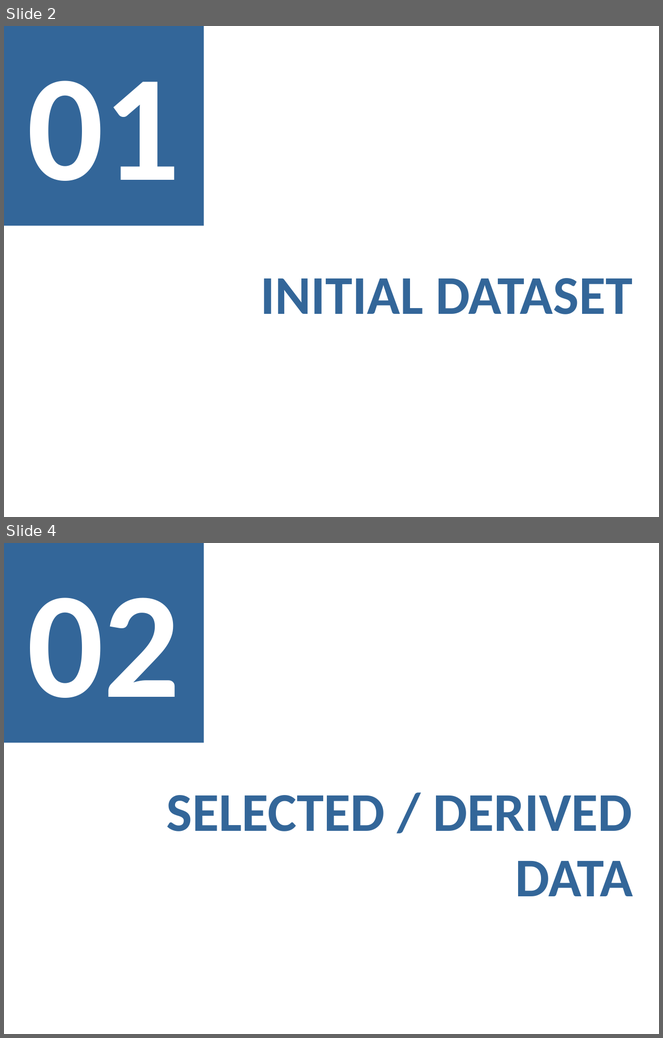
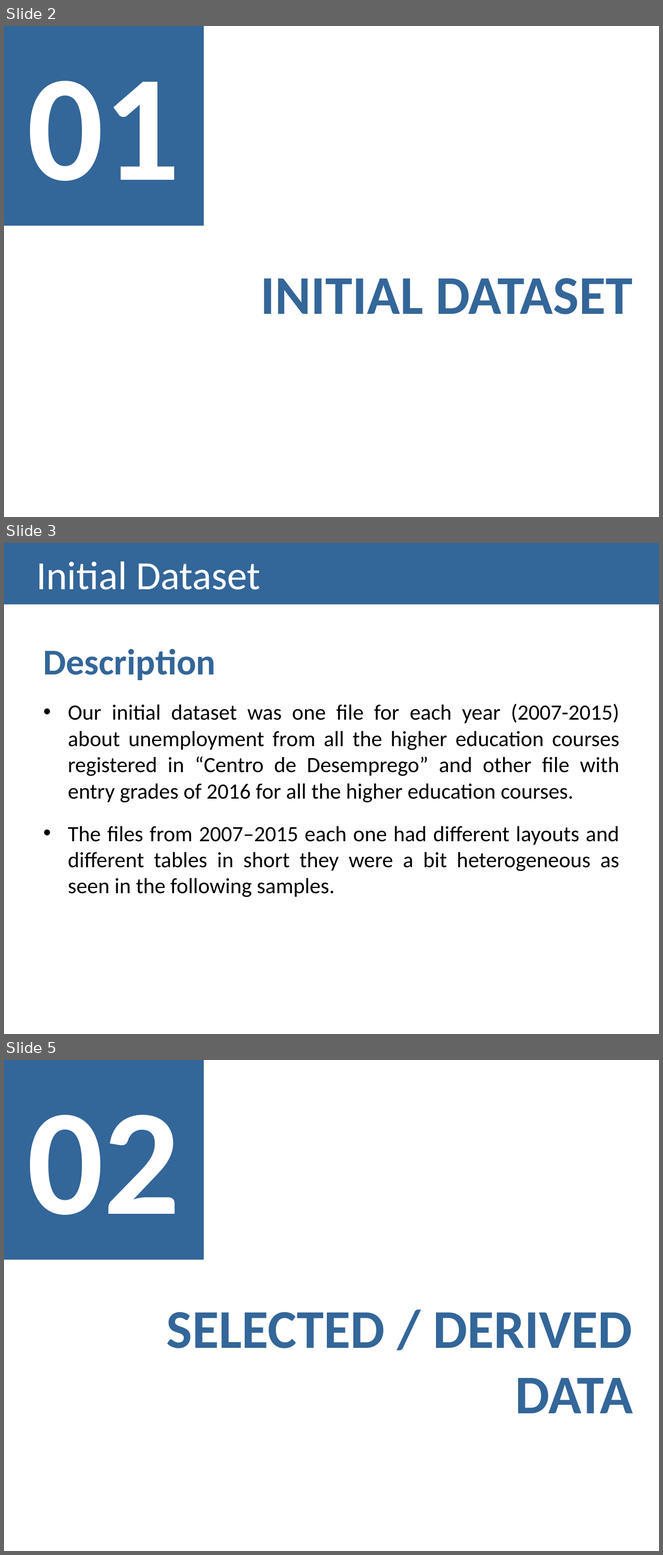
Before and after one commit to Strabox/Higher-Education-Unemployment-Portugal, a slide deck: II-Checkpoint/II-Checkpoint Presentation.pptx. Shown one above the other, each under a label of ours: slides 2 and 4 before the commit, slides 2, 3 and 5 after it; the slides between them are not shown. The pictures are 663x1038 and 663x1555 pixels, drawn with LibreOffice and Linux fonts; fonts in the diff are those of the drawing. Boxes give left, top, right and bottom in pixels: in the first picture for what was removed or moved away, otherwise in the second. Text is boxed around its words. In the diff, an @@ line names an element or a change of style, - is before the commit and + after.

```diff
--- a/II-Checkpoint/II-Checkpoint Presentation.pptx
+++ b/II-Checkpoint/II-Checkpoint Presentation.pptx
@@ slide 3 added at bbox=[4, 543, 659, 1034], background #FFFFFF @@
@@ title added at bbox=[4, 543, 659, 604], fill #336699, 44 pt, text #FFFFFF @@
+Initial Dataset
@@ text added at bbox=[44, 649, 620, 898], 24 pt, text #000000 @@
+Description
+• Our initial dataset was one file for each year (2007-2015) about unemployment from all the higher education courses registered in “Centro de Desemprego” and other file with entry grades of 2016 for all the higher education courses.
+• The files from 2007–2015 each one had different layouts and different tables in short they were a bit heterogeneous as seen in the following samples.
@@ what was slide 4 is now slide 5 @@
```
Also in this commit, not shown: 4 slides changed, 1 other slide added.
